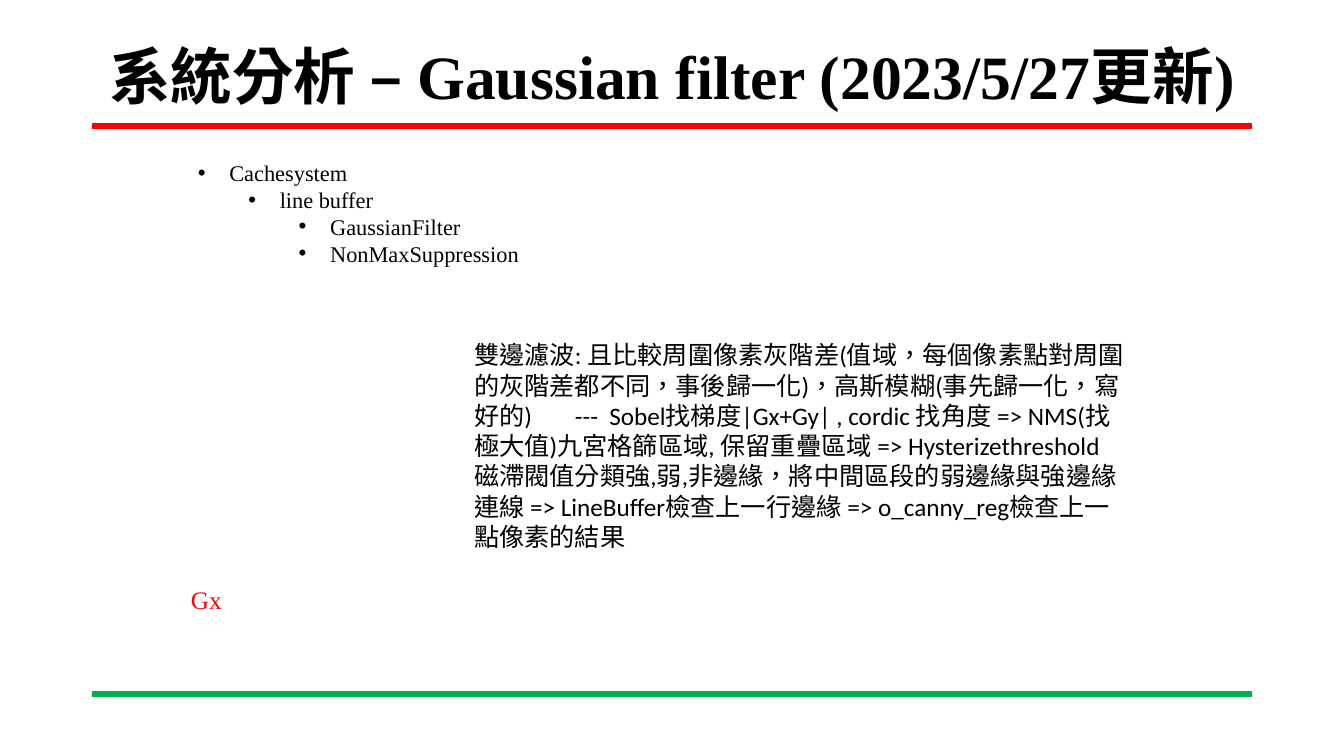
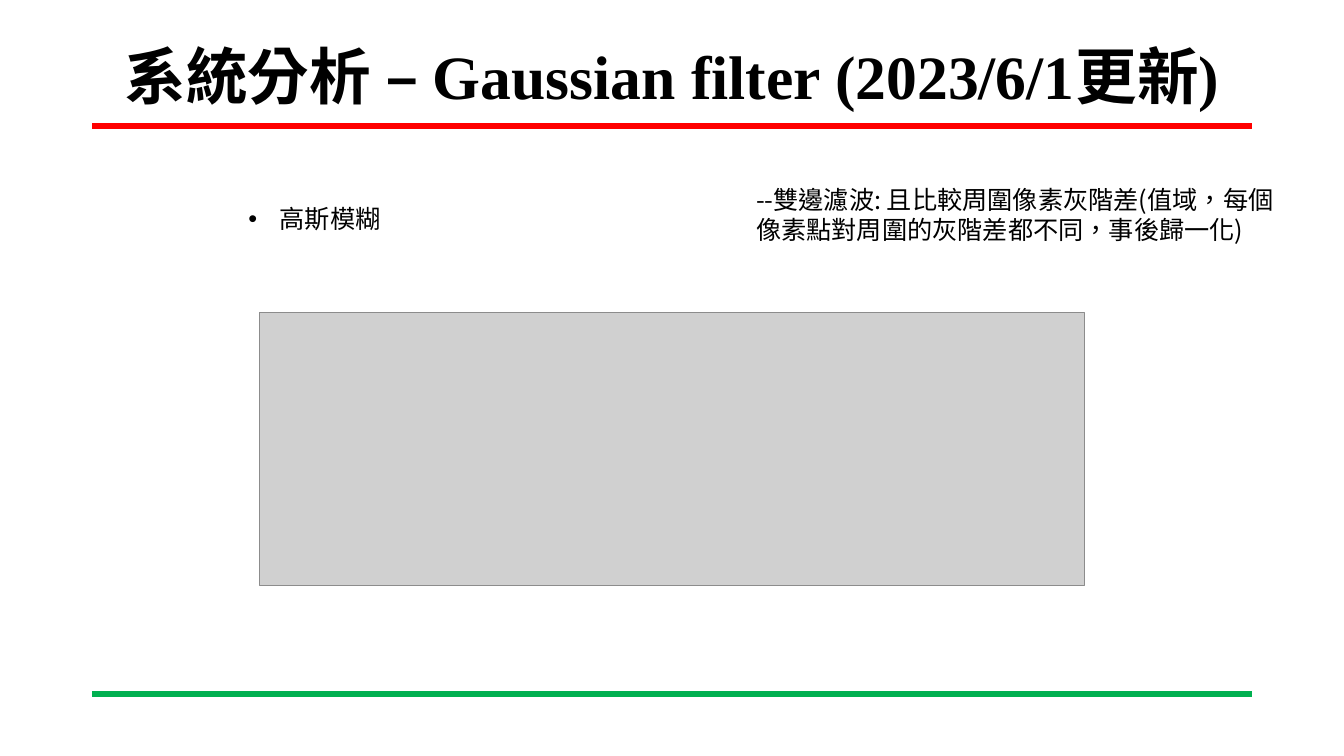
Before and after one commit to ing0331/FPGA, a slide deck: slide 9 of HW8_Canny_BRam/N06-Tutorial/專案進度報告-Canny_VGA-吳東穎-20230607.pptx. Drawn at 1344x756 pixels with LibreOffice and Linux fonts; fonts in the diff are those of the drawing; grey boxes stand for pictures; background and template pictures are left out. Boxes give left, top, right and bottom in pixels: in the first picture for what was removed or moved away, otherwise in the second. Text is boxed around its words. In the diff, an @@ line names an element or a change of style, - is before the commit and + after.

```diff
--- a/HW8_Canny_BRam/N06-Tutorial/專案進度報告-Canny_VGA-吳東穎-20230607.pptx
+++ b/HW8_Canny_BRam/N06-Tutorial/專案進度報告-Canny_VGA-吳東穎-20230607.pptx
@@ title at box(125, 46, 1219, 111): text changed @@
-系統分析 – Gaussian filter (2023/5/27更新)
+系統分析 – Gaussian filter (2023/6/1更新)
@@ text at box(280, 206, 381, 230): text changed; size 16 to 18 pt; font Times New Roman to Noto Sans CJK SC @@
-  • Cachesystem
-    • line buffer
-      • GaussianFilter
-      • NonMaxSuppression
+    • 高斯模糊
@@ text added at box(756, 187, 1274, 244), 18 pt, text #000000 @@
+--雙邊濾波: 且比較周圍像素灰階差(值域，每個像素點對周圍的灰階差都不同，事後歸一化)
@@ picture added at box(260, 313, 1085, 586) @@
@@ text removed at box(474, 342, 1124, 521) @@
-雙邊濾波: 且比較周圍像素灰階差(值域，每個像素點對周圍的灰階差都不同，事後歸一化)，高斯模糊(事先歸一化，寫好的) --- Sobel找梯度|Gx+Gy| , cordic 找角度 => NMS(找極大值)九宮格篩區域, 保留重疊區域 => Hysterizethreshold 磁滯閥值分類強,弱,非邊緣，將中間區段的弱邊緣與強邊緣連線 => LineBuffer檢查上一行邊緣 => o_canny_reg檢查上一點像素的結果
@@ text removed at box(191, 592, 222, 610) @@
-Gx
```
Also in this commit, not shown: 4 other slides changed, 6 slides added.
